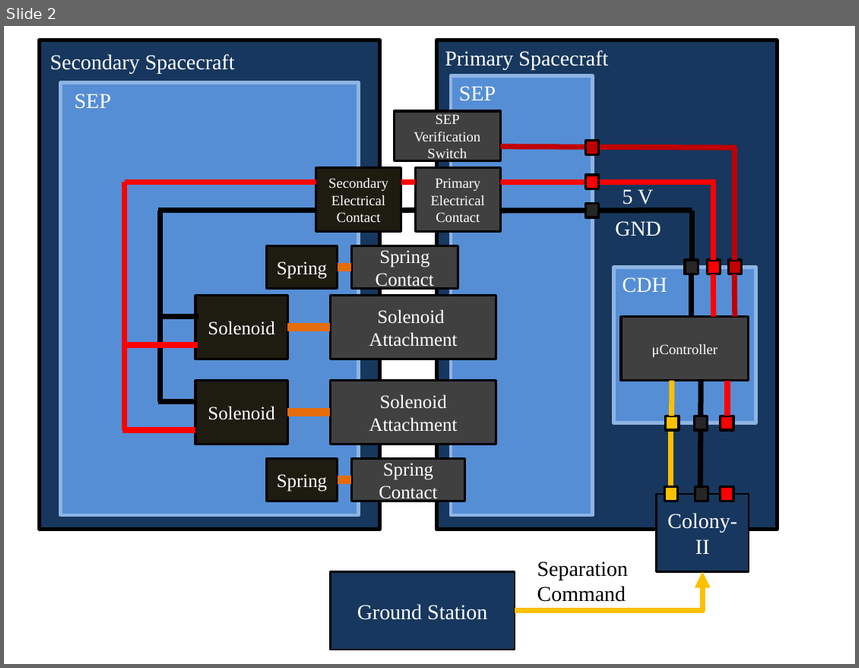
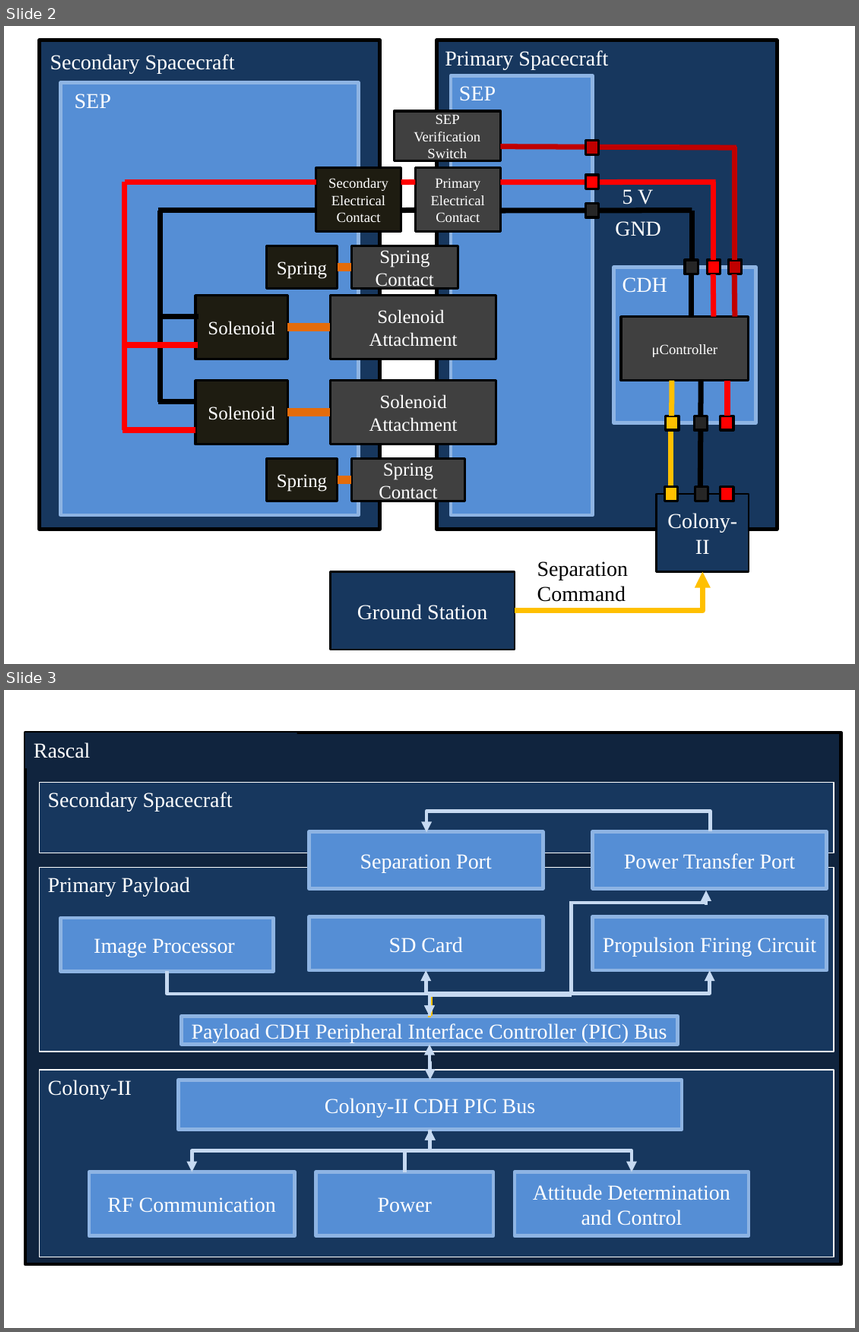
Before and after one commit to RascalSeniorDesign/Preliminary-Design, a slide deck: Power (PWR)/Rascal PWR Block Diagram.pptx. Shown one above the other, each under a label of ours: slide 2 before the commit, slides 2 and 3 after it. The pictures are 859x668 and 859x1332 pixels, drawn with LibreOffice and Linux fonts; fonts in the diff are those of the drawing. Boxes give left, top, right and bottom in pixels: in the first picture for what was removed or moved away, otherwise in the second. Text is boxed around its words. In the diff, an @@ line names an element or a change of style, - is before the commit and + after.

```diff
--- a/Power (PWR)/Rascal PWR Block Diagram.pptx
+++ b/Power (PWR)/Rascal PWR Block Diagram.pptx
@@ slide 3 added at (4, 690, 855, 1328), background #FFFFFF @@
@@ rectangle added at (25, 733, 841, 1265), fill #0F243E, outline #000000 3 pt @@
@@ rectangle added at (25, 733, 297, 768), fill #0F243E, 18 pt, text #FFFFFF @@
+Rascal
@@ rectangle added at (40, 782, 834, 853), fill #17375E, outline #FFFFFF 1 pt @@
@@ text added at (48, 792, 233, 812), 18 pt, text #FFFFFF @@
+Secondary Spacecraft
@@ elbow arrow added from (711, 831) to (427, 832), #C6D9F1 3 pt @@
@@ rectangle added at (309, 832, 543, 889), fill #558ED5, outline #8EB4E3 3 pt, 18 pt, text #FFFFFF @@
+Separation Port
@@ rectangle added at (593, 832, 827, 889), fill #558ED5, outline #8EB4E3 3 pt, 18 pt, text #FFFFFF @@
+Power Transfer Port
@@ rectangle added at (40, 867, 834, 1052), fill #17375E, outline #FFFFFF 1 pt @@
@@ text added at (48, 877, 190, 897), 18 pt, text #FFFFFF @@
+Primary Payload
@@ arrow added from (706, 904) to (706, 891), #C6D9F1 3 pt @@
@@ rectangle added at (309, 917, 543, 971), fill #558ED5, outline #8EB4E3 3 pt, 18 pt, text #FFFFFF @@
+SD Card
@@ line added from (569, 903) to (706, 903), #C6D9F1 3 pt @@
@@ line added from (572, 995) to (572, 903), #C6D9F1 3 pt @@
@@ rectangle added at (593, 917, 827, 971), fill #558ED5, outline #8EB4E3 3 pt, 18 pt, text #FFFFFF @@
+Propulsion Firing Circuit
@@ rectangle added at (61, 918, 274, 972), fill #558ED5, outline #8EB4E3 3 pt, 18 pt, text #FFFFFF @@
+Image Processor
@@ elbow arrow added from (167, 972) to (430, 1016), #C6D9F1 3 pt @@
@@ elbow double arrow added from (427, 971) to (430, 1016), #C6D9F1 3 pt @@
@@ elbow arrow added from (430, 1016) to (709, 971), #C6D9F1 3 pt @@
@@ elbow line added from (430, 1018) to (430, 1016), #FFC000 3 pt @@
@@ line added from (430, 1016) to (430, 995), #C6D9F1 3 pt @@
@@ line added from (430, 995) to (572, 995), #C6D9F1 3 pt @@
@@ rectangle added at (181, 1016, 677, 1044), fill #558ED5, outline #8EB4E3 3 pt, 18 pt, text #FFFFFF @@
+Payload CDH Peripheral Interface Controller (PIC) Bus
@@ elbow double arrow added from (430, 1080) to (430, 1045), #C6D9F1 3 pt @@
@@ rectangle added at (40, 1071, 834, 1258), fill #17375E, outline #FFFFFF 1 pt @@
@@ text added at (48, 1080, 132, 1100), 18 pt, text #FFFFFF @@
+Colony-II
@@ rectangle added at (179, 1080, 683, 1129), fill #558ED5, outline #8EB4E3 3 pt, 18 pt, text #FFFFFF @@
+Colony-II CDH PIC Bus
@@ elbow double arrow added from (192, 1173) to (430, 1130), #C6D9F1 3 pt @@
@@ elbow line added from (405, 1173) to (430, 1130), #C6D9F1 3 pt @@
@@ elbow double arrow added from (633, 1173) to (430, 1130), #C6D9F1 3 pt @@
@@ rectangle added at (89, 1173, 295, 1236), fill #558ED5, outline #8EB4E3 3 pt, 18 pt, text #FFFFFF @@
+RF Communication
@@ rectangle added at (316, 1173, 493, 1236), fill #558ED5, outline #8EB4E3 3 pt, 18 pt, text #FFFFFF @@
+Power
@@ rectangle added at (515, 1173, 749, 1236), fill #558ED5, outline #8EB4E3 3 pt, 18 pt, text #FFFFFF @@
+Attitude Determination and Control
```
Also in this commit, not shown: 2 other files.
